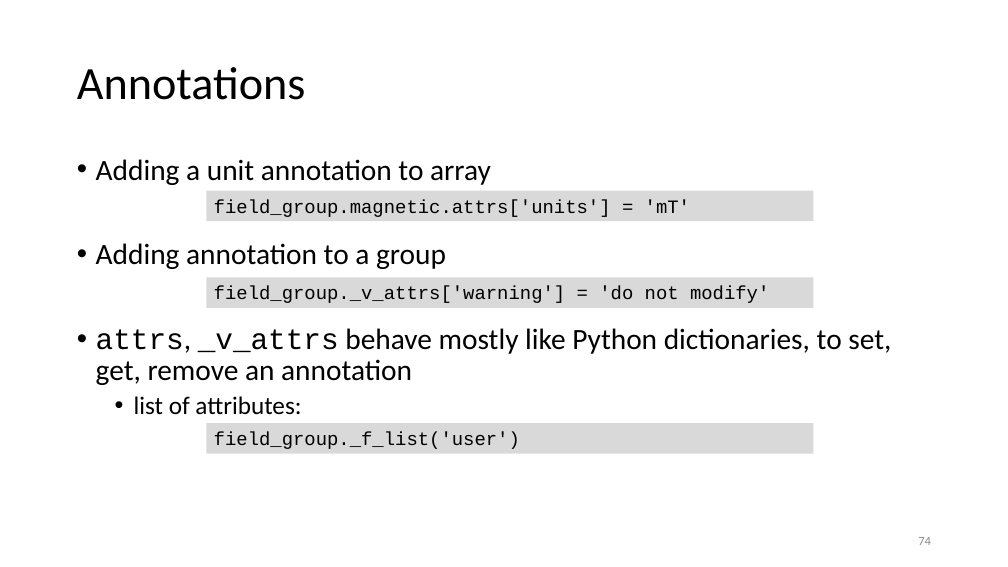
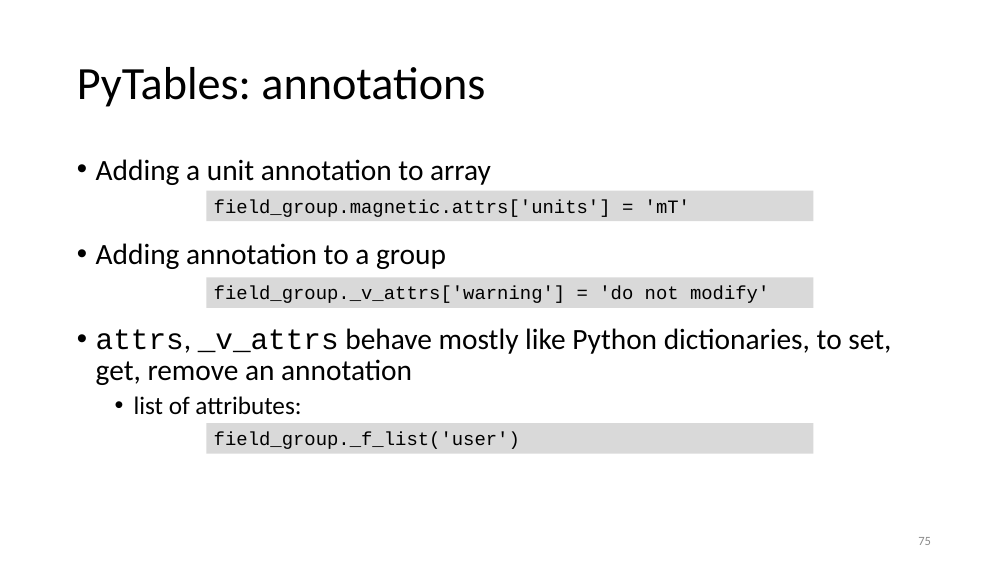
Before and after one commit to gjbex/Scientific-Python, a slide deck: slide 75 of scientific_python.pptx (slide 74 before the commit). Drawn at 1008x567 pixels with LibreOffice and Linux fonts; fonts in the diff are those of the drawing. Boxes give left, top, right and bottom in pixels: in the first picture for what was removed or moved away, otherwise in the second. Text is boxed around its words. In the diff, an @@ line names an element or a change of style, - is before the commit and + after.

```diff
--- a/scientific_python.pptx
+++ b/scientific_python.pptx
@@ title at bbox=[77, 67, 485, 107]: text changed @@
-Annotations
+PyTables: annotations
@@ page number at bbox=[918, 537, 931, 545]: text changed @@
-74
+75
```
Also in this commit, not shown: 10 other slides changed, 6 slides added.
